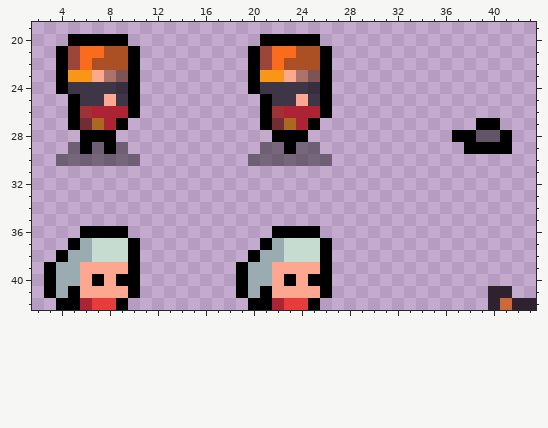
Edited in one commit: pixel-art file (Projects/TastyRoad/Assets/Sprites/character.aseprite). That is the earlier state.
80x112 pixels, 1 frame. Shown: x 2..43, y 19..42.
Once edited:
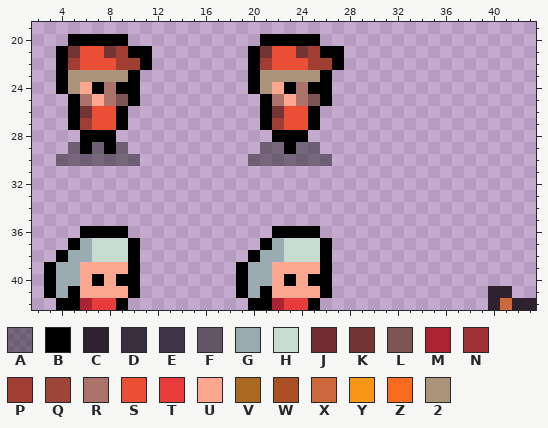
Palette (. is transparent): A #00000064  B #000000  C #2e222f  D #382e3d  E #3e3546  F #625565  G #9babb2  H #c7dcd0  J #742c34  K #743433  L #7b5453  M #ae2334  N #a03237  P #a13e34  Q #9e4539  R #ac736a  S #ea4f36  T #e83b3b  U #fca790  V #a96920  W #ab4f24  X #cd683d  Y #f79617  Z #fb6b1d  2 #ab947a
Change:
Changed rows in their new state; - is an unchanged pixel.
first column x 5:
21 KSSKP-B---------KSSKP-B--------------
22 PSSSPPB---------PSSSPPB--------------
23 22222-----------22222----------------
24 2UBRB-----------2UBRB----------------
25 -RURL------------RURL----------------
26 -KSSB.-----------KSSB.---------------
27 -PSS-------------PSS--------------..-
28 --------------------------------.....
29 ---------------------------------....
Where, in picture pixels (left, top, right, bottom), the same in both pictures:
changed: (68, 46, 152, 130)
changed: (260, 46, 344, 130)
erased: (452, 118, 512, 154)
